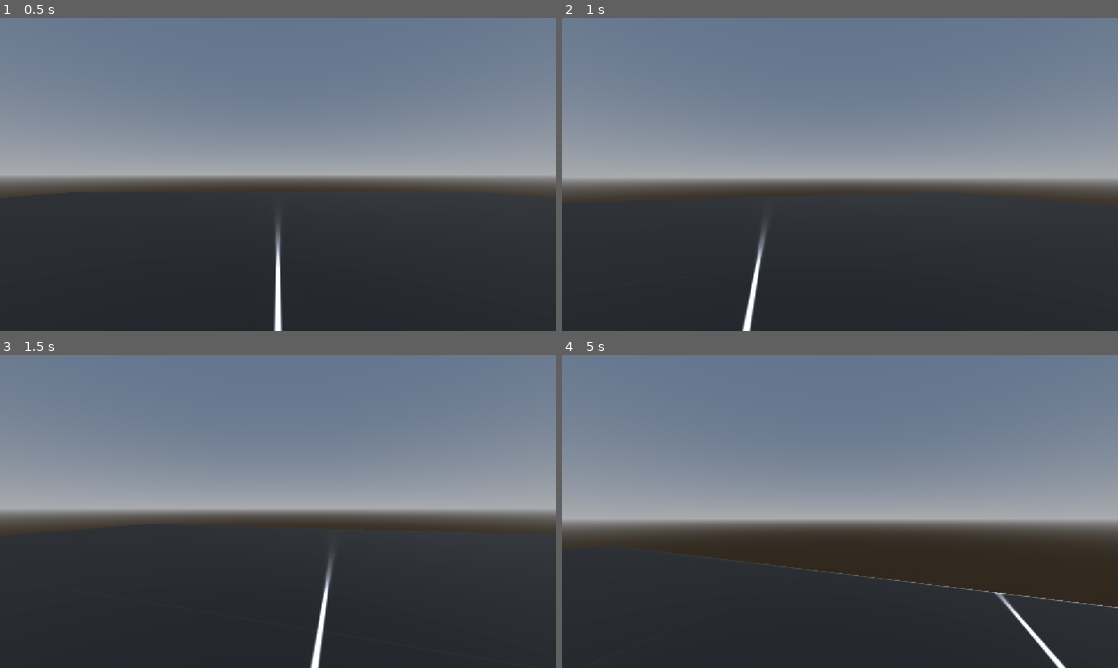
Above: before the commit, frames 1-4 (two rows, left to right).
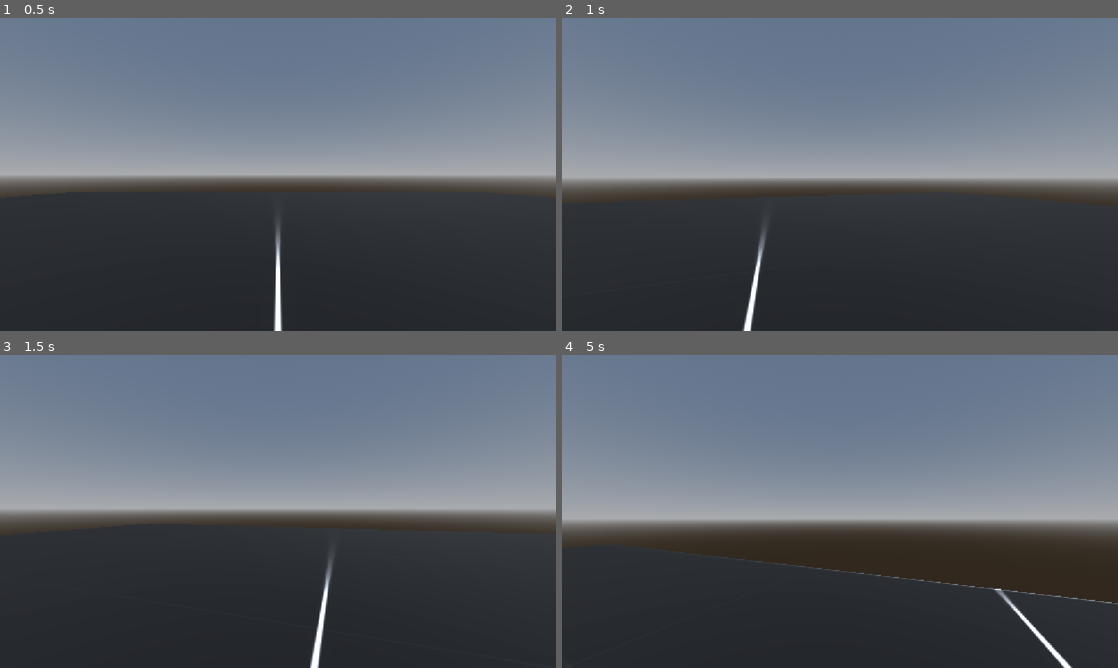
Above: after the commit, the same moments.

Repository: DidasLT/Gwueble-Jam-2026-Godot
Game: Godot game, scene res://Scenes/main.tscn
The game is run twice, just before and just after one commit, with the same random seed, the same clock (stepped at 60 frames per second) and the same inputs.
Inputs (mouse positions are in pixels of both pictures, inside the frame that each line leads up to):
- Up to frame 1 (0.5 s): no input
- Up to frame 2 (1 s): tap Enter at 0.5 s; move the mouse to (867, 174) at 0.52 s; hold W (forward) from 0.53 s (still down); hold Shift (sneak) from 0.53 s (still down)
- Up to frame 3 (1.5 s): keep holding W (forward); move the mouse to (250, 511) at 1.27 s; release Shift (sneak) at 1.28 s; tap Shift (sneak) at 1.35 s
- Up to frame 4 (5 s): keep holding W (forward); move the mouse to (851, 505) at 2.02 s; hold Shift (sneak) 2.03-2.78 s; move the mouse to (834, 517) at 2.77 s; tap Shift (sneak) at 2.85, 4.35 s; move the mouse to (878, 514) at 3.52 s; hold Shift (sneak) 3.53-4.28 s; move the mouse to (795, 508) at 4.27 s

Frame 1 is identical in both runs. In frame 2, 0.2% of the frame differs, in the area x 32-39%, y 56-100%; in frame 3, 0.1%; in frame 4, 1.0%, in the area x 18-100%, y 62-100%.

Commit message:
Added bobbing for player controller

Diff:
--- a/Scripts/player.gd
+++ b/Scripts/player.gd
@@ -1,8 +1,6 @@
 extends CharacterBody3D
-
 var input_direction : Vector2
 var speed : float
-
 @export var look_sensitivity : float = 0.005
 @export var walk_speed = 5.0
 @export var sneak_speed = 2.0
@@ -10,39 +8,51 @@
 @export var air_control = 5.0
 @export var air_ressistance = 2.0
 
+@export var bob_amplitude : float = 0.08
+@export var bob_speed : float
+
+@export var walk_bob_amplitude : float = 0.08
+@export var sneak_bob_amplitude : float = 0.05
+
+@export var walk_bob_speed : float = 8.0
+@export var sneak_bob_speed : float = 3.0
+
+var bob_time : float = 0.0
+var camera_start_y : float
+
 @onready var head = $Head
 @onready var camera = $Head/Camera3D
 
 func _ready() -> void:
 	Input.mouse_mode = Input.MOUSE_MODE_CAPTURED
+	camera_start_y = camera.position.y
 
 func _unhandled_input(event: InputEvent) -> void:
-	if event is InputEventMouseMotion and Input.mouse_mode ==  Input.MOUSE_MODE_CAPTURED:
+	if event is InputEventMouseMotion and Input.mouse_mode == Input.MOUSE_MODE_CAPTURED:
 		head.rotate_y(-event.relative.x * look_sensitivity)
 		camera.rotate_x(-event.relative.y * look_sensitivity)
 		camera.rotation.x = clamp(camera.rotation.x, deg_to_rad(-80), deg_to_rad(80))
-
 	if Input.is_action_just_pressed("esc"):
 		Input.mouse_mode = Input.MOUSE_MODE_VISIBLE
-
 	if event is InputEventMouseButton and event.pressed:
 		Input.mouse_mode = Input.MOUSE_MODE_CAPTURED
 
 func _physics_process(delta: float) -> void:
-
 	if not is_on_floor():
 		velocity += get_gravity() * delta
 
 	if Input.is_action_pressed("sneak") and is_on_floor():
 		speed = sneak_speed
+		bob_speed = sneak_bob_speed
+		bob_amplitude = sneak_bob_amplitude
 	else:
 		speed = walk_speed
+		bob_speed = walk_bob_speed
+		bob_amplitude = walk_bob_amplitude
 
-	# direction movement
 	input_direction = Input.get_vector("left", "right", "forward", "Back")
 	var direction = (head.transform.basis * Vector3(input_direction.x, 0, input_direction.y)).normalized()
 
-	# caltulate movement
 	var target_velocity = direction * speed
 	var horizontal_velocity = Vector3(velocity.x, 0, velocity.z)
 
@@ -53,9 +63,15 @@
 	else:
 		if direction:
 			horizontal_velocity = horizontal_velocity.move_toward(target_velocity, air_control * delta)
-
 		horizontal_velocity = horizontal_velocity.move_toward(Vector3.ZERO, air_ressistance * delta)
 		velocity.x = horizontal_velocity.x
 		velocity.z = horizontal_velocity.z
 
 	move_and_slide()
+
+	# head bob
+	if is_on_floor() and horizontal_velocity.length() > 0.2:
+		bob_time += delta * bob_speed
+		camera.position.y = camera_start_y + sin(bob_time) * bob_amplitude
+	else:
+		camera.position.y = lerp(camera.position.y, camera_start_y, delta * 5.0)
